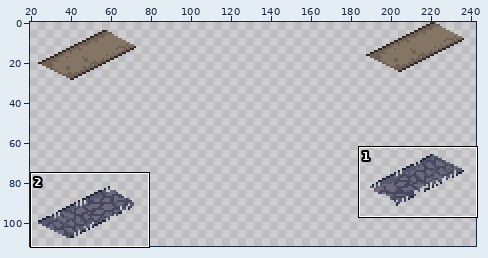
One commit to this sprite sheet: Assets/Sprites/single_roads_contested.png. The picture above shows the old version from afar; the outline marks the close-up.
Close-up. Before the commit:
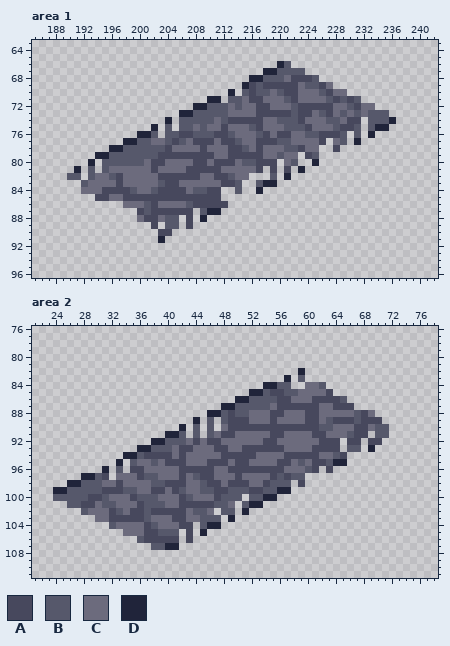
The file is 258x134 pixels. Shown: area 1: x 185..242, y 63..96; area 2: x 21..78, y 76..111. The wide view leaves out empty margins.
Palette (. is transparent): A #47485d  B #56586b  C #6c6b7d  D #20243a
Pixels before, area 1, first column x 190:
66 ..............................DB...............
67 ............................DDBBBB.............
68 ..........................DDBBBCAAAB...........
69 .........................DABAAAAACBBAC.........
70 .......................D.BABBCBAACCCBACC.......
71 ....................DD.BBCAACCCBACCCCBABAB.....
72 ..................DDBBBCBCCAACCCBAAAAACCBACC...
73 ................DDBBBBBCCCCAAAAABAACBACBCBCBBB.
74 ..............D.BBBBBCBAAAAACCBBBACCCBBCAA.BBBD
75 ............D.B.BBCBCCACCCBACCCBBBACCCBAAB.BDD.
76 ..........DDB.BBAABBBAABCCCBACAACCBBAAAB.B.D...
77 ........DDBBCCBABCAAACAABCCAAABBCCCCA.CB.D.....
78 ......DDBBBBBBACCCCACCCAABCACCCBBACC..A........
79 ....DDBBBBBBBAAAAAAAACCAAAAACCBCC.AB...........
80 ...D.BBBBBBCAACCCCAACAAACBBAAA.CB..D...........
81 .D.B.BCCCCCCACCCCAAAAACCCCCA.A.A.D.............
82 BB.BCCBACCCCCAAAAAACCAABCC...B.D...............
83 ..BCCCCACCCCCBAACCCCCCAAB..BDD.................
84 ..CCCAAAABCCBAAAACBBAA..B..D...................
85 ....AACCAAAAAAAAAAAAAA.........................
86 ........CCCBACCCCBAAAAA........................
87 ..........ABAAAAAA.BDD.........................
88 ..........CAACBB.A.D...........................
89 ............A.BB.A.............................
90 .............AA................................
91 .............D.................................
Pixels before, area 2, first column x 24:
 82 ...................................D............
 83 .................................D.B............
 84 ..............................DDBB..CCB.........
 85 ............................DDBAABBCCCCA........
 86 ..........................DDBBBBAACCCAAAAB......
 87 ........................DDBBBBBCAAAAAACCAAA.....
 88 ......................DDBABBCCCAACCCAACCCCCBAC..
 89 ....................D.B.BAAACCCACCCCAACBAAABAAA.
 90 ..................D.B.B.CAAAAAAAAAAAAABBCCCAACBB
 91 ................DDB.B.BCAACCCCCAACCCCAACCCBAA.BB
 92 ..............DDBBBCACAACCCCCCAACCCCCCAAA.AA.AA.
 93 ............DDBBBCAACCCAACCAAAAAACCCCAAAA.BB.D..
 94 ..........DDBAAAACACCCCCAAAAACCCCAAAAACCBA......
 95 .........D.BCCBCAAACCCAAACAACCCCAACBCAABDD......
 96 .......D.B.AACCCCCAAAAACCAAAAAAAACCCBA.A........
 97 ....DDBA.CCCABBCCCACBAACCCACCCCABABB............
 98 ..DDBBBCCACCCCBBAAACCBAACAAACCABBB.A............
 99 DDBBBBBAAABBCCAACABCCBBAABBBAABBDD..............
100 BBBBBAABCCCABBBCCCABCCCABBB.BBDD................
101 ..BBAACBBCCCABBBCCAAAAABBC.BDD..................
102 ....BCCCABCAABAAAAACBBC.BB.D....................
103 ......CCAAAAABCCCAACCBBB.D......................
104 ........BCCCCABCCCAA.BDD........................
105 ..........CCCAABBB.A.D..........................
106 ............BAAAAA.A............................
107 ..............BBDD..............................
Now the later version:
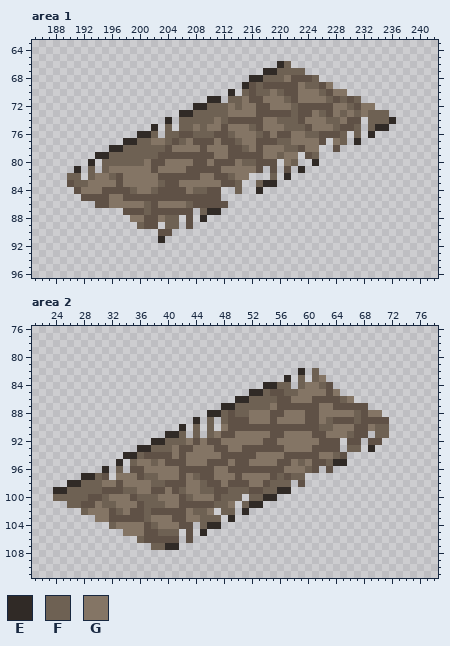
Colours new in this view: E #302a26  F #6e6153  G #847565
Commit message: road sprites chages
What changed:
colour A: #47485d -> #5f5146
Changed rows in their new state; - is a pixel that keeps its letter.
Area 1:
first column x 190:
66 ------------------------------EF---------------
67 ----------------------------EEFFFF-------------
68 --------------------------EEFFFG---F-----------
69 -------------------------E-F-----GFF-G---------
70 -----------------------E-F-FFGF--GGGF-GG-------
71 --------------------EE-FFG--GGGF-GGGGF-F-F-----
72 ------------------EEFFFGFGG--GGGF-----GGF-GG---
73 ----------------EEFFFFFGGGG-----F--GF-GFGFGFFF-
74 --------------E-FFFFFGF-----GGFFF-GGGFFG---FFFE
75 ------------E-F-FFGFGG-GGGF-GGGFFF-GGGF--F-FEE-
76 ----------EEF-FF--FFF--FGGGF-G--GGFF---F-F-E---
77 --------EEFFGGF-FG---G--FGG---FFGGGG--GF-E-----
78 ------EEFFFFFF-GGGG-GGG--FG-GGGFF-GG-----------
79 ----EEFFFFFFF--------GG-----GGFGG--F-----------
80 ---E-FFFFFFG--GGGG--G---GFF----GF--E-----------
81 -E-F-FGGGGGG-GGGG-----GGGGG------E-------------
82 FF-FGGF-GGGGG------GG--FGG---F-E---------------
83 AFFGGGG-GGGGGF--GGGGGG--F--FEE-----------------
84 -AGGG----FGGF----GFF----F--E-------------------
85 --AA--GG---------------------------------------
86 ----AAGGGGGF-GGGGF-----------------------------
87 --------AA-F-------FEE-------------------------
88 ---------GG--GFF---E---------------------------
89 ----------FA--FF-------------------------------
91 -------------E---------------------------------
Area 2:
first column x 24:
 82 -----------------------------------E-F----------
 83 ---------------------------------E-F-FG---------
 84 ------------------------------EEFF-FGGFA--------
 85 ----------------------------EEF--FFGGGG-G-------
 86 --------------------------EEFFFF--GGG----FG-----
 87 ------------------------EEFFFFFG------GG---AA---
 88 ----------------------EEF-FFGGG--GGG--GGGGGF-GG-
 89 --------------------E-F-F---GGG-GGGG--GF---F---A
 90 ------------------E-F-F-G-------------FFGGG--GFF
 91 ----------------EEF-F-FG--GGGGG--GGGG--GGGF---FF
 92 --------------EEFFFG-G--GGGGGG--GGGGGG----------
 93 ------------EEFFFG--GGG--GG------GGGG-----FF-E--
 94 ----------EEF----G-GGGGG-----GGGG-----GGF-------
 95 ---------E-FGGFG---GGG---G--GGGG--GFG--FEE------
 96 -------E-F---GGGGG-----GG--------GGGF-----------
 97 ----EEF--GGG-FFGGG-GF--GGG-GGGG-F-FF------------
 98 --EEFFFGG-GGGGFF---GGF--G---GG-FFF--------------
 99 EEFFFFF---FFGG--G-FGGFF--FFF--FFEE--------------
100 FFFFF--FGGG-FFFGGG-FGGG-FFF-FFEE----------------
101 --FF--GFFGGG-FFFGG-----FFG-FEE------------------
102 ----FGGG-FG--F-----GFFG-FF-E--------------------
103 ------GG-----FGGG--GGFFF-E----------------------
104 --------FGGGG-FGGG---FEE------------------------
105 ----------GGG--FFF---E--------------------------
106 ------------F-----------------------------------
107 --------------FFEE------------------------------
Pixel boxes of the changes (left, top, right, bottom) in both close-ups:
changed: (67, 61, 396, 243)
changed: (53, 368, 389, 550)
